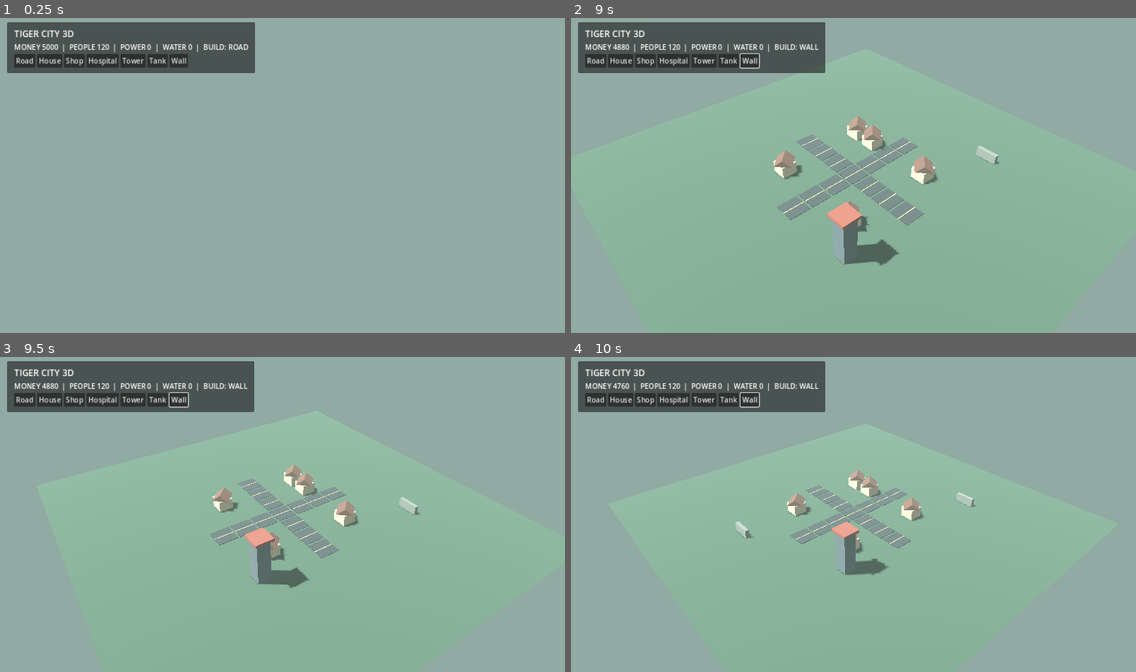
Above: before the commit, frames 1-4 (two rows, left to right).
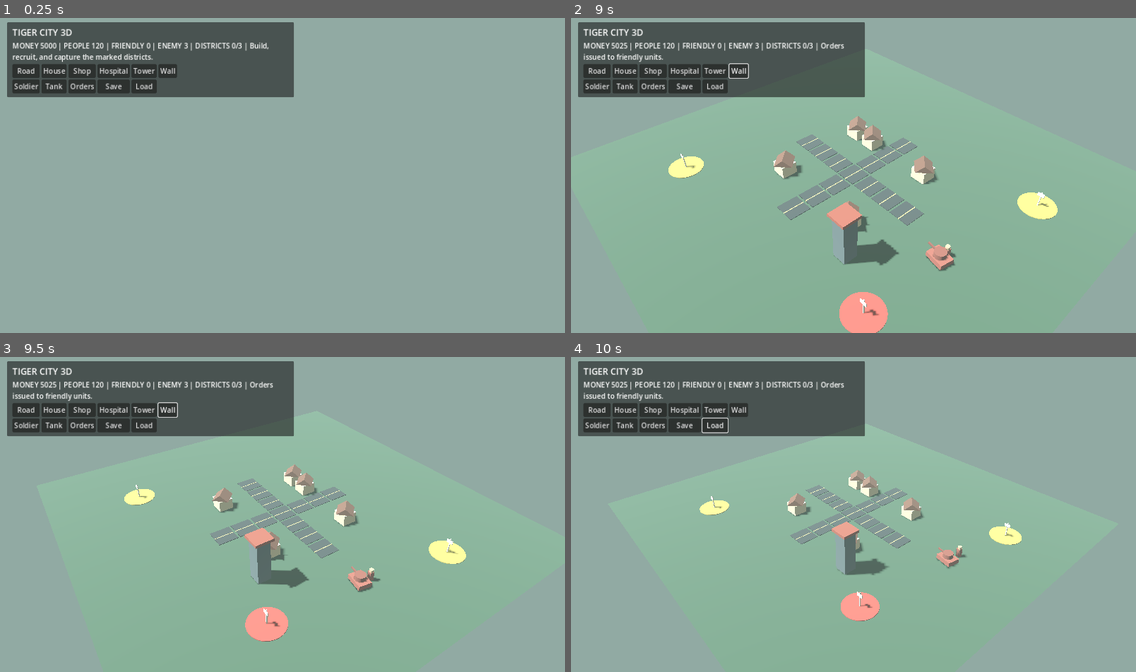
Above: after the commit, the same moments.

Repository: maximoinyasi10-eng/TigerMax
Game: Godot game, scene res://main.tscn
Two runs of this game, one before a commit and one after it. Both use one fixed random seed, a clock stepped at 60 frames per second and the inputs below.
Inputs (mouse positions are in pixels of both pictures, inside the frame that each line leads up to):
- Up to frame 1 (0.25 s): no input
- Up to frame 2 (9 s): click "Road" at 0.5 s; click "House" at 1.25 s; click "Shop" at 2 s; click "Hospital" at 2.75 s; click "Tower" at 3.5 s; click "Tank" at 4.25 s; click "Wall" at 5 s; click (599, 87) at 5.75 s, where only the run after the commit has a clickable "Soldier"; click (655, 87) at 6.5 s, where only the run after the commit has a clickable "Orders"; click (684, 87) at 7.25 s, where only the run after the commit has a clickable "Save"; click (717, 87) at 8 s, where only the run after the commit has a clickable "Load"; move the mouse to (977, 159) at 8.77 s; hold Right (ui_right) from 8.78 s (still down); click (977, 159) at 8.92 s
- Up to frame 3 (9.5 s): keep holding Right (ui_right)
- Up to frame 4 (10 s): move the mouse to (740, 530) at 9.52 s; release Right (ui_right) at 9.53 s; hold Down (ui_down) from 9.53 s (still down); click (740, 530) at 9.67 s

The runs differ from the first frame. In frame 1, 7.0% of the frame differs, in the area x 1-52%, y 1-26%; in frame 2, 9.2%, in the area x 1-87%, y 1-100%; in frame 3, 8.7%; in frame 4, 8.4%.

Commit message:
Add save/load, AI combat, and capturable districts

Diff:
--- a/game.gd
+++ b/game.gd
@@ -1,24 +1,29 @@
 extends Node3D
 
-# TIGER CITY 3D — playable Godot 4 prototype
-# A deliberately lightweight, mobile-friendly city/strategy sandbox.
+# TIGER CITY 3D — playable Godot 4 city-builder/strategy prototype.
+# Combat is abstract, fictional gameplay; no real-world tactical simulation.
 
 const GRID_SIZE := 18
 const TILE_SIZE := 3.0
+const SAVE_PATH := "user://tiger_city_save.json"
+const ZONE_CELLS: Array[Vector2i] = [Vector2i(5, 4), Vector2i(-5, 5), Vector2i(6, -4)]
 
 var money := 5000
 var population := 0
 var energy := 0
 var water := 0
 var selected := "road"
-var hover_pos := Vector2i.ZERO
-var occupied := {}
+var occupied: Dictionary = {}
+var units: Array[Dictionary] = []
+var zones: Array[Dictionary] = []
+var simulation_timer := 0.0
+var message := "Build, recruit, and capture the marked districts."
 
 @onready var world := Node3D.new()
 @onready var camera := Camera3D.new()
 @onready var terrain := MeshInstance3D.new()
 @onready var ui := CanvasLayer.new()
-@onready var label := Label.new()
+@onready var title_label := Label.new()
 @onready var status := Label.new()
 @onready var info := PanelContainer.new()
 
@@ -29,6 +34,9 @@
 	_setup_camera()
 	_setup_ui()
 	_seed_city()
+	_setup_zones()
+	_spawn_enemy_base()
+	_update_status()
 
 func _build_terrain() -> void:
 	var plane := PlaneMesh.new()
@@ -70,36 +78,57 @@
 func _setup_ui() -> void:
 	add_child(ui)
 	info.position = Vector2(16, 16)
+	info.size = Vector2(650, 140)
 	var margin := MarginContainer.new()
-	margin.add_theme_constant_override("margin_left", 16)
-	margin.add_theme_constant_override("margin_right", 16)
-	margin.add_theme_constant_override("margin_top", 12)
-	margin.add_theme_constant_override("margin_bottom", 12)
+	margin.add_theme_constant_override("margin_left", 12)
+	margin.add_theme_constant_override("margin_right", 12)
+	margin.add_theme_constant_override("margin_top", 9)
+	margin.add_theme_constant_override("margin_bottom", 9)
 	info.add_child(margin)
 	var box := VBoxContainer.new()
 	margin.add_child(box)
-	label.text = "TIGER CITY 3D"
-	label.add_theme_font_size_override("font_size", 20)
-	box.add_child(label)
+	title_label.text = "TIGER CITY 3D"
+	title_label.add_theme_font_size_override("font_size", 20)
+	box.add_child(title_label)
 	status.text = ""
+	status.autowrap_mode = TextServer.AUTOWRAP_WORD_SMART
 	box.add_child(status)
 
-	var buttons := HBoxContainer.new()
+	var buttons := GridContainer.new()
+	buttons.columns = 6
 	box.add_child(buttons)
-	for item in ["Road", "House", "Shop", "Hospital", "Tower", "Tank", "Wall"]:
+	for item in ["Road", "House", "Shop", "Hospital", "Tower", "Wall", "Soldier", "Tank", "Orders"]:
 		var button := Button.new()
 		button.text = item
 		button.pressed.connect(_choose.bind(item.to_lower()))
 		buttons.add_child(button)
+	var save_button := Button.new()
+	save_button.text = "Save"
+	save_button.pressed.connect(_save_game)
+	buttons.add_child(save_button)
+	var load_button := Button.new()
+	load_button.text = "Load"
+	load_button.pressed.connect(_load_game)
+	buttons.add_child(load_button)
 	ui.add_child(info)
 
 func _choose(name: String) -> void:
 	selected = name
-	status.text = "Selected: %s" % name.to_upper()
+	match selected:
+		"soldier", "tank": message = "Choose an empty tile to recruit a %s." % selected
+		"orders": message = "Click a destination tile to order friendly units there."
+		_: message = "Choose an empty tile to build a %s." % selected
+	_update_status()
 
 func _process(delta: float) -> void:
-	_update_status()
 	_handle_camera(delta)
+	_advance_units(delta)
+	_advance_zones(delta)
+	simulation_timer += delta
+	if simulation_timer >= 5.0:
+		simulation_timer -= 5.0
+		money += 25 + _owned_zone_count() * 40
+		_update_status()
 
 func _handle_camera(delta: float) -> void:
 	var move := Vector3.ZERO
@@ -116,7 +145,9 @@
 		camera.look_at(Vector3.ZERO)
 
 func _update_status() -> void:
-	status.text = "MONEY %d  |  PEOPLE %d  |  POWER %d  |  WATER %d  |  BUILD: %s" % [money, population, energy, water, selected.to_upper()]
+	if not is_instance_valid(status):
+		return
+	status.text = "MONEY %d | PEOPLE %d | FRIENDLY %d | ENEMY %d | DISTRICTS %d/%d | %s" % [money, population, _unit_count("player"), _unit_count("enemy"), _owned_zone_count(), zones.size(), message]
 
 func _unhandled_input(event: InputEvent) -> void:
 	if event is InputEventMouseButton and event.pressed:
@@ -127,34 +158,49 @@
 		elif event.button_index == MOUSE_BUTTON_LEFT:
 			_place_from_mouse()
 
-func _place_from_mouse() -> void:
+func _mouse_to_cell() -> Variant:
 	var origin := camera.project_ray_origin(get_viewport().get_mouse_position())
 	var direction := camera.project_ray_normal(get_viewport().get_mouse_position())
-	var y := 0.0
 	if abs(direction.y) < 0.001:
-		return
-	var distance := (y - origin.y) / direction.y
-	var point := origin + direction * distance
-	var gx := roundi(point.x / TILE_SIZE)
-	var gz := roundi(point.z / TILE_SIZE)
-	if abs(gx) > GRID_SIZE / 2 or abs(gz) > GRID_SIZE / 2:
-		return
-	var key := Vector2i(gx, gz)
-	if occupied.has(key):
-		return
-	var cost := 40
-	match selected:
-		"house": cost = 220
-		"shop": cost = 300
-		"hospital": cost = 700
-		"tower": cost = 600
-		"tank": cost = 900
-		"wall": cost = 120
+		return null
+	var point := origin + direction * ((-origin.y) / direction.y)
+	var cell := Vector2i(roundi(point.x / TILE_SIZE), roundi(point.z / TILE_SIZE))
+	if abs(cell.x) > GRID_SIZE / 2 or abs(cell.y) > GRID_SIZE / 2:
+		return null
+	return cell
+
+func _place_from_mouse() -> void:
+	var cell_value: Variant = _mouse_to_cell()
+	if cell_value == null:
+		return
+	var cell: Vector2i = cell_value
+	if selected == "orders":
+		_order_friendly_units(cell)
+		return
+	if selected == "soldier" or selected == "tank":
+		_recruit(selected, cell)
+		return
+	if occupied.has(cell):
+		return
+	var cost := _building_cost(selected)
 	if money < cost:
+		message = "Not enough money for that build."
+		_update_status()
 		return
 	money -= cost
-	occupied[key] = selected
-	_build_object(selected, Vector3(gx * TILE_SIZE, 0.0, gz * TILE_SIZE))
+	occupied[cell] = selected
+	_build_object(selected, Vector3(cell.x * TILE_SIZE, 0.0, cell.y * TILE_SIZE))
+	message = "%s built." % selected.capitalize()
+	_update_status()
+
+func _building_cost(type_name: String) -> int:
+	match type_name:
+		"house": return 220
+		"shop": return 300
+		"hospital": return 700
+		"tower": return 600
+		"wall": return 120
+		_: return 40
 
 func _build_object(type_name: String, pos: Vector3) -> void:
 	var root := Node3D.new()
@@ -171,7 +217,6 @@
 		"shop":
 			_add_box(root, Vector3(2.2, 1.8, 2.0), Color("b98758"), Vector3(0, 0.9, 0))
 			population += 8
-			money += 60
 		"hospital":
 			_add_box(root, Vector3(2.5, 2.2, 2.2), Color("e6ece7"), Vector3(0, 1.1, 0))
 			_add_cross(root)
@@ -179,10 +224,6 @@
 		"tower":
 			_add_box(root, Vector3(1.7, 5.5, 1.7), Color("59666a"), Vector3(0, 2.75, 0))
 			_add_box(root, Vector3(2.3, 0.35, 2.3), Color("9a4d3f"), Vector3(0, 5.65, 0))
-		"tank":
-			_add_box(root, Vector3(2.4, 0.65, 1.8), Color("65704d"), Vector3(0, 0.45, 0))
-			_add_cylinder(root, 0.75, 1.8, Color("566143"), Vector3(0.3, 1.15, 0), Vector3(0, 0, 90))
-			_add_cylinder(root, 0.35, 2.2, Color("3e4635"), Vector3(1.2, 1.15, 0), Vector3(0, 0, 90))
 		"wall":
 			_add_box(root, Vector3(2.8, 1.2, 0.55), Color("7c8179"), Vector3(0, 0.6, 0))
 
@@ -199,7 +240,7 @@
 	parent.add_child(mesh_instance)
 	return mesh_instance
 
-func _add_cylinder(parent: Node3D, radius: float, depth: float, color: Color, position: Vector3, rotation: Vector3) -> void:
+func _add_cylinder(parent: Node3D, radius: float, depth: float, color: Color, position: Vector3) -> void:
 	var mesh_instance := MeshInstance3D.new()
 	var mesh := CylinderMesh.new()
 	mesh.top_radius = radius
@@ -211,7 +252,6 @@
 	mat.roughness = 0.75
 	mesh_instance.material_override = mat
 	mesh_instance.position = position
-	mesh_instance.rotation_degrees = rotation
 	parent.add_child(mesh_instance)
 
 func _add_roof(parent: Node3D) -> void:
@@ -242,3 +282,249 @@
 		occupied[p] = "house"
 	_build_object("tower", Vector3(3 * TILE_SIZE, 0, 3 * TILE_SIZE))
 	occupied[Vector2i(3, 3)] = "tower"
+
+func _recruit(kind: String, cell: Vector2i) -> void:
+	var cost := 180 if kind == "soldier" else 650
+	if money < cost:
+		message = "Not enough money to recruit."
+		_update_status()
+		return
+	money -= cost
+	_spawn_unit("player", kind, cell)
+	message = "%s recruited. Select Orders and click a destination." % kind.capitalize()
+	_update_status()
+
+func _spawn_unit(team: String, kind: String, cell: Vector2i, health := -1.0) -> void:
+	var root := Node3D.new()
+	root.position = Vector3(cell.x * TILE_SIZE, 0.0, cell.y * TILE_SIZE)
+	world.add_child(root)
+	var color := Color("68834e") if team == "player" else Color("9c5145")
+	var max_health := 100.0 if kind == "soldier" else 180.0
+	if health > 0.0:
+		max_health = health
+	if kind == "tank":
+		_add_box(root, Vector3(2.25, 0.6, 1.65), color, Vector3(0, 0.42, 0))
+		_add_cylinder(root, 0.65, 0.8, color.darkened(0.12), Vector3(0, 0.9, 0))
+		_add_box(root, Vector3(1.6, 0.18, 0.18), color.darkened(0.2), Vector3(0.95, 0.92, 0))
+	else:
+		_add_box(root, Vector3(0.55, 1.15, 0.48), color, Vector3(0, 0.62, 0))
+		_add_cylinder(root, 0.25, 0.32, Color("c4a783"), Vector3(0, 1.35, 0))
+		_add_box(root, Vector3(0.12, 0.7, 0.12), Color("393d38"), Vector3(0.27, 0.65, -0.18))
+	units.append({"node": root, "team": team, "kind": kind, "health": max_health, "target": root.position, "cooldown": 0.0})
+
+func _order_friendly_units(cell: Vector2i) -> void:
+	var target := Vector3(cell.x * TILE_SIZE, 0.0, cell.y * TILE_SIZE)
+	for unit in units:
+		if unit["team"] == "player":
+			unit["target"] = target
+	message = "Orders issued to friendly units."
+	_update_status()
+
+func _advance_units(delta: float) -> void:
+	for i in range(units.size() - 1, -1, -1):
+		var unit: Dictionary = units[i]
+		var node: Node3D = unit["node"]
+		if not is_instance_valid(node):
+			units.remove_at(i)
+			continue
+		unit["cooldown"] = maxf(0.0, float(unit["cooldown"]) - delta)
+		var target_unit: Dictionary = _nearest_enemy(unit)
+		if not target_unit.is_empty():
+			var enemy_node: Node3D = target_unit["node"]
+			var distance := node.position.distance_to(enemy_node.position)
+			if distance <= 4.2:
+				if float(unit["cooldown"]) <= 0.0:
+					target_unit["health"] = float(target_unit["health"]) - (26.0 if unit["kind"] == "tank" else 14.0)
+					unit["cooldown"] = 1.0
+					if float(target_unit["health"]) <= 0.0:
+						message = "%s unit defeated." % String(target_unit["team"]).capitalize()
+						enemy_node.queue_free()
+						units.erase(target_unit)
+						_update_status()
+				continue
+			if unit["team"] == "enemy":
+				unit["target"] = enemy_node.position
+		var destination: Vector3 = unit["target"]
+		var offset := destination - node.position
+		offset.y = 0.0
+		if offset.length() > 0.4:
+			var speed := 4.0 if unit["kind"] == "tank" else 5.0
+			node.position += offset.normalized() * speed * delta
+			node.rotation.y = atan2(offset.x, offset.z)
+		elif unit["team"] == "enemy":
+			unit["target"] = _enemy_objective(node.position)
+
+func _nearest_enemy(unit: Dictionary) -> Dictionary:
+	var closest: Dictionary = {}
+	var best_distance := 4.2
+	var node: Node3D = unit["node"]
+	for other in units:
+		if other["team"] == unit["team"] or not is_instance_valid(other["node"]):
+			continue
+		var distance: float = node.position.distance_to((other["node"] as Node3D).position)
+		if distance < best_distance:
+			best_distance = distance
+			closest = other
+	return closest
+
+func _enemy_objective(from: Vector3) -> Vector3:
+	var best := Vector3.ZERO
+	var best_distance := INF
+	for zone in zones:
+		if zone["owner"] != "enemy":
+			var candidate: Vector3 = zone["node"].position
+			var distance := from.distance_to(candidate)
+			if distance < best_distance:
+				best_distance = distance
+				best = candidate
+	return best
+
+func _setup_zones() -> void:
+	zones.clear()
+	for cell in ZONE_CELLS:
+		var root := Node3D.new()
+		root.position = Vector3(cell.x * TILE_SIZE, 0.03, cell.y * TILE_SIZE)
+		world.add_child(root)
+		var pad := MeshInstance3D.new()
+		var mesh := CylinderMesh.new()
+		mesh.top_radius = 2.15
+		mesh.bottom_radius = 2.15
+		mesh.height = 0.08
+		pad.mesh = mesh
+		pad.material_override = _zone_material("neutral")
+		root.add_child(pad)
+		_add_box(root, Vector3(0.12, 2.0, 0.12), Color("d9d4bc"), Vector3(0, 1.0, 0))
+		_add_box(root, Vector3(0.8, 0.45, 0.08), Color("d9d4bc"), Vector3(0, 1.65, 0.06))
+		zones.append({"cell": cell, "node": root, "pad": pad, "owner": "neutral", "progress": 0.0})
+
+func _zone_material(owner: String) -> StandardMaterial3D:
+	var mat := StandardMaterial3D.new()
+	match owner:
+		"player": mat.albedo_color = Color("397ac0")
+		"enemy": mat.albedo_color = Color("b7473f")
+		_: mat.albedo_color = Color("b6a74b")
+	mat.roughness = 0.8
+	return mat
+
+func _advance_zones(delta: float) -> void:
+	for zone in zones:
+		var center: Vector3 = zone["node"].position
+		var player_near := false
+		var enemy_near := false
+		for unit in units:
+			if not is_instance_valid(unit["node"]):
+				continue
+			if (unit["node"] as Node3D).position.distance_to(center) <= 3.2:
+				if unit["team"] == "player": player_near = true
+				else: enemy_near = true
+		if player_near and not enemy_near:
+			zone["progress"] = minf(100.0, float(zone["progress"]) + 22.0 * delta)
+		elif enemy_near and not player_near:
+			zone["progress"] = maxf(-100.0, float(zone["progress"]) - 22.0 * delta)
+		if float(zone["progress"]) >= 100.0 and zone["owner"] != "player":
+			zone["owner"] = "player"
+			zone["pad"].material_override = _zone_material("player")
+			message = "District captured! It now generates income."
+			_update_status()
+		elif float(zone["progress"]) <= -100.0 and zone["owner"] != "enemy":
+			zone["owner"] = "enemy"
+			zone["pad"].material_override = _zone_material("enemy")
+			message = "An enemy captured a district."
+			_update_status()
+
+func _owned_zone_count() -> int:
+	var count := 0
+	for zone in zones:
+		if zone["owner"] == "player": count += 1
+	return count
+
+func _spawn_enemy_base() -> void:
+	_spawn_unit("enemy", "soldier", Vector2i(7, 7))
+	_spawn_unit("enemy", "soldier", Vector2i(8, 7))
+	_spawn_unit("enemy", "tank", Vector2i(7, 8))
+
+func _unit_count(team: String) -> int:
+	var count := 0
+	for unit in units:
+		if unit["team"] == team: count += 1
+	return count
+
+func _save_game() -> void:
+	var building_data: Array = []
+	for cell in occupied:
+		building_data.append([cell.x, cell.y, occupied[cell]])
+	var unit_data: Array = []
+	for unit in units:
+		if not is_instance_valid(unit["node"]):
+			continue
+		var p: Vector3 = unit["node"].position
+		unit_data.append({"team": unit["team"], "kind": unit["kind"], "x": p.x, "z": p.z, "health": unit["health"]})
+	var zone_data: Array = []
+	for zone in zones:
+		zone_data.append({"owner": zone["owner"], "progress": zone["progress"]})
+	var data := {"version": 1, "money": money, "population": population, "energy": energy, "water": water, "buildings": building_data, "units": unit_data, "zones": zone_data}
+	var file := FileAccess.open(SAVE_PATH, FileAccess.WRITE)
+	if file == null:
+		message = "Save failed: %s" % error_string(FileAccess.get_open_error())
+	else:
+		file.store_string(JSON.stringify(data))
+		message = "Game saved on this device."
+	file = null
+	_update_status()
+
+func _load_game() -> void:
+	if not FileAccess.file_exists(SAVE_PATH):
+		message = "No save file on this device yet."
+		_update_status()
+		return
+	var file := FileAccess.open(SAVE_PATH, FileAccess.READ)
+	if file == null:
+		message = "Could not open save file."
+		_update_status()
+		return
+	var parsed: Variant = JSON.parse_string(file.get_as_text())
+	file = null
+	if not parsed is Dictionary or int(parsed.get("version", 0)) != 1:
+		message = "Save file is invalid or from an unsupported version."
+		_update_status()
+		return
+	var data: Dictionary = parsed
+	_clear_city()
+	occupied.clear()
+	units.clear()
+	money = 5000
+	population = 0
+	energy = 0
+	water = 0
+	for entry in data.get("buildings", []):
+		if entry is Array and entry.size() == 3:
+			var cell := Vector2i(int(entry[0]), int(entry[1]))
+			var kind := str(entry[2])
+			occupied[cell] = kind
+			_build_object(kind, Vector3(cell.x * TILE_SIZE, 0, cell.y * TILE_SIZE))
+	money = int(data.get("money", 5000))
+	population = int(data.get("population", population))
+	energy = int(data.get("energy", 0))
+	water = int(data.get("water", 0))
+	_setup_zones()
+	var saved_zones: Array = data.get("zones", [])
+	for i in range(mini(zones.size(), saved_zones.size())):
+		var zone: Dictionary = zones[i]
+		var saved: Dictionary = saved_zones[i]
+		zone["owner"] = str(saved.get("owner", "neutral"))
+		zone["progress"] = clampf(float(saved.get("progress", 0.0)), -100.0, 100.0)
+		zone["pad"].material_override = _zone_material(zone["owner"])
+	for saved_unit in data.get("units", []):
+		if saved_unit is Dictionary:
+			var cell := Vector2i(roundi(float(saved_unit.get("x", 0.0)) / TILE_SIZE), roundi(float(saved_unit.get("z", 0.0)) / TILE_SIZE))
+			_spawn_unit(str(saved_unit.get("team", "player")), str(saved_unit.get("kind", "soldier")), cell, float(saved_unit.get("health", 100.0)))
+	message = "Saved city loaded."
+	_update_status()
+
+func _clear_city() -> void:
+	for child in world.get_children():
+		if child != terrain:
+			child.free()
+
+func _add_box_to_dummy() -> void:
+	pass
